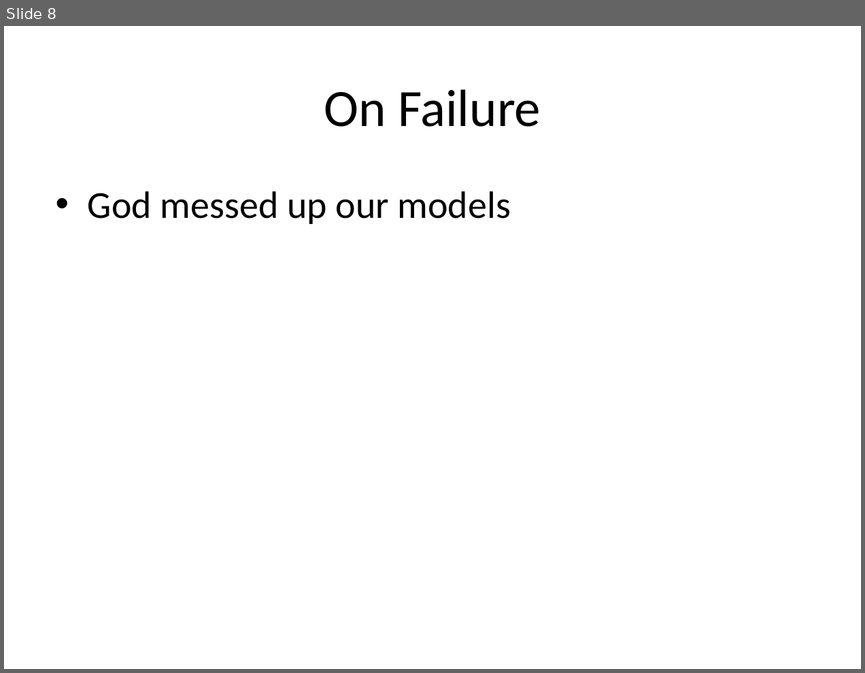
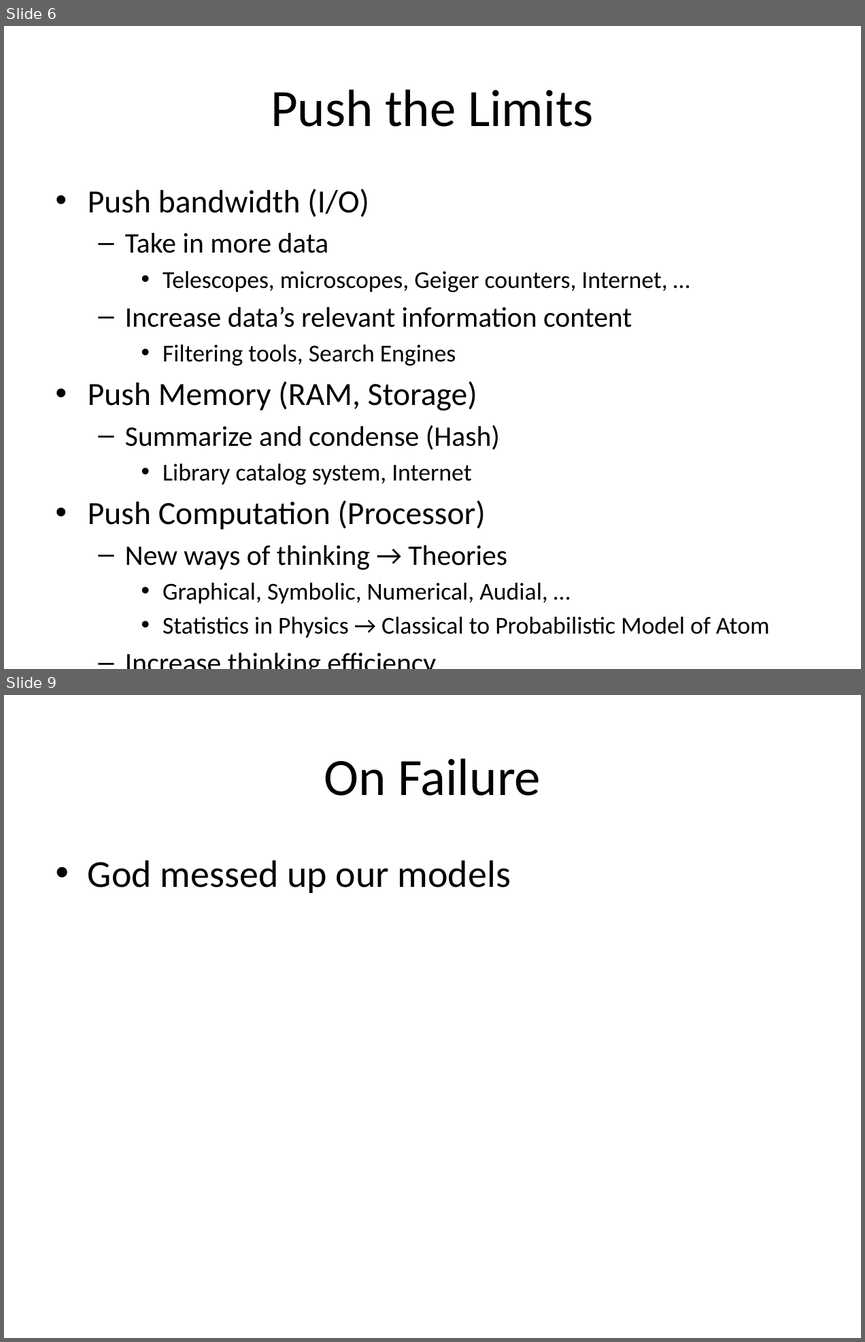
Before and after one commit to dhutchis/ModelTalk, a slide deck: ModelTalk.pptx. Shown one above the other, each under a label of ours: slide 8 before the commit, slides 6 and 9 after it; the slides between them are not shown. The pictures are 865x673 and 865x1342 pixels, drawn with LibreOffice and Linux fonts; fonts in the diff are those of the drawing. Boxes give left, top, right and bottom in pixels: in the first picture for what was removed or moved away, otherwise in the second. Text is boxed around its words. In the diff, an @@ line names an element or a change of style, - is before the commit and + after.

```diff
--- a/ModelTalk.pptx
+++ b/ModelTalk.pptx
@@ slide 6 added at box(4, 26, 861, 669), background #FFFFFF @@
@@ title added at box(271, 89, 594, 127), 44 pt, text #000000 @@
+Push the Limits
@@ text added at box(88, 189, 770, 637), 20.4 pt, text #000000 @@
+• Push bandwidth (I/O)
+  – Take in more data
+    • Telescopes, microscopes, Geiger counters, Internet, …
+  – Increase data’s relevant information content
+    • Filtering tools, Search Engines
+• Push Memory (RAM, Storage)
+  – Summarize and condense (Hash)
+    • Library catalog system, Internet
+• Push Computation (Processor)
+  – New ways of thinking → Theories
+    • Graphical, Symbolic, Numerical, Audial, …
+    • Statistics in Physics → Classical to Probabilistic Model of Atom
+  – Increase thinking efficiency
+    • Stand on the shoulders of giants
@@ what was slide 8 is now slide 9 @@
```
Also in this commit, not shown: 4 slides changed, 4 other slides added, 4 slides removed, 1 other file.
